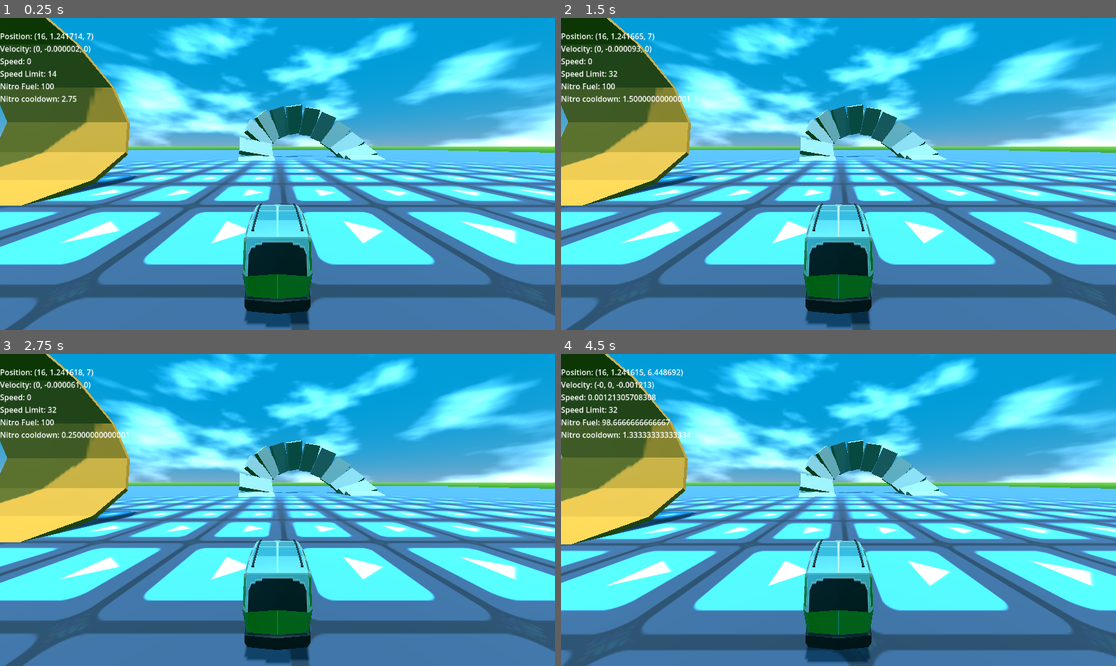
Above: before the commit, frames 1-4 (two rows, left to right).
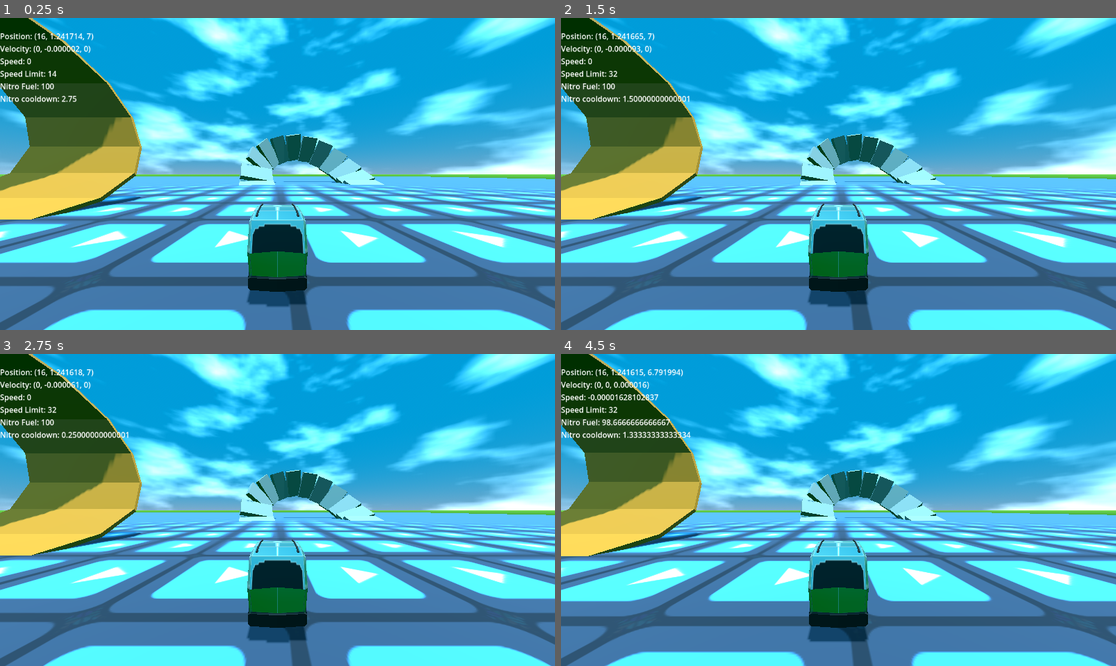
Above: after the commit, the same moments.

Repository: RecruitZer0/rally-work-ahead
Game: Godot game, scene res://main.tscn
Same seed, same stepped clock (60 frames per second), same inputs: the game is played once before the commit and once after it. The engine's default icon, where the game draws it, is replaced by a stand-in: a white triangle on a blue panel in a dark square.
Inputs:
- Up to frame 1 (0.25 s): no input
- Up to frame 2 (1.5 s): tap Enter at 0.5 s
- Up to frame 3 (2.75 s): no input
- Up to frame 4 (4.5 s): tap Space at 2.75 s

The runs differ from the first frame. In frame 1, 68% of the frame differs, in the area x 0-100%, y 0-100%; in frame 2, 67%; in frame 3, 67%; in frame 4, 71%.

Commit message:
Added a more smooth camera This will make the gameplay feel a lot more fluid and better to watch in general.

Diff:
--- /dev/null
+++ b/packed_scenes/player_car/camera_script.gd
@@ -0,0 +1,20 @@
+extends Node3D
+
+@export_category("Car Camera")
+@export var default_position := Vector3(0, 3, 7.5)
+
+@onready var root := get_parent() as RigidBody3D
+@onready var camera: Camera3D = $Camera
+var desired_position := Vector3.ZERO
+var desired_rotation := 0.0
+
+
+func _process(_delta: float) -> void:
+	desired_position = default_position
+	desired_position.z += root.linear_velocity.dot(root.mesh.basis.z) / 20
+	desired_position.x += root.linear_velocity.dot(root.mesh.basis.x) / 12
+	desired_rotation = -atan2(-desired_position.z, -desired_position.x) - PI/2
+
+	var tween := create_tween().set_parallel()
+	tween.tween_property(camera, "position", desired_position, 0.05)
+	tween.tween_property(camera, "rotation:y", desired_rotation, 0.05)
--- a/packed_scenes/player_car/player_car.gd
+++ b/packed_scenes/player_car/player_car.gd
@@ -14,7 +14,7 @@
 @onready var mesh: Node3D = $Mesh
 @onready var mesh_parts: Array[Node] = mesh.get_children()
 @onready var collision: CollisionShape3D = $Collision
-@onready var camera: Camera3D = $Camera
+@onready var camera: Node3D = $Camera
 @onready var ground_ray: RayCast3D = $GroundRay
 @onready var abs_ground_ray: RayCast3D = $AbsoluteGroundRay
 @onready var nitro: Node = $Nitro
@@ -35,9 +35,9 @@
 
 	for part in mesh_parts:
 		if part.name == "Body": continue
-		part.rotation.x = fmod(part.rotation.x + deg_to_rad(linear_velocity.dot(-mesh.basis.z)), 2*PI)
+		part.rotation.x = fmod(part.rotation.x + deg_to_rad(linear_velocity.dot(mesh.basis.z)), 2*PI)
 		if part.name.begins_with("F"):
-			part.rotation.y = ad_input * 1.75
+			part.rotation.y = ad_input * deg_to_rad(STEER_ANGLE) * 2
 
 func _process(delta: float) -> void:
 	_children_positions()
@@ -67,8 +67,8 @@
 	ground_ray.global_position = global_position
 	ground_ray.rotation = mesh.rotation
 	abs_ground_ray.global_position = global_position
-	camera.global_position = global_position + (mesh.basis.y * 4) + (mesh.basis.z * 6.25)
-	camera.rotation = Vector3(mesh.rotation.x - PI/18, mesh.rotation.y, 0)
+	camera.global_position = global_position
+	camera.rotation = mesh.rotation
 
 func _align_mesh_to_ground(delta: float) -> void:
 	var ground_normal: Vector3
--- a/packed_scenes/player_car/player_car.tscn
+++ b/packed_scenes/player_car/player_car.tscn
@@ -1,7 +1,8 @@
-[gd_scene load_steps=13 format=3 uid="uid://mehcoqiwn03a"]
+[gd_scene load_steps=14 format=3 uid="uid://mehcoqiwn03a"]
 
 [ext_resource type="Script" path="res://packed_scenes/player_car/player_car.gd" id="1_sbgvq"]
 [ext_resource type="PackedScene" uid="uid://ciotp56uvib5o" path="res://assets/models/player_car/player car.glb" id="2_w2y0y"]
+[ext_resource type="Script" path="res://packed_scenes/player_car/camera_script.gd" id="3_rwbwg"]
 [ext_resource type="Script" path="res://packed_scenes/player_car/nitro_script.gd" id="3_ywpr4"]
 
 [sub_resource type="PhysicsMaterial" id="PhysicsMaterial_3dfmj"]
@@ -60,7 +61,7 @@
 collision_mask = 30
 physics_material_override = SubResource("PhysicsMaterial_3dfmj")
 gravity_scale = 3.5
-angular_damp = 15.0
+angular_damp = 40.0
 script = ExtResource("1_sbgvq")
 
 [node name="Mesh" parent="." instance=ExtResource("2_w2y0y")]
@@ -91,11 +92,13 @@
 collision_mask = 18
 collide_with_areas = true
 
-[node name="Camera" type="Camera3D" parent="."]
-transform = Transform3D(1, 0, 0, 0, 0.984808, 0.173648, 0, -0.173648, 0.984808, 0, 4, 6.25)
+[node name="Camera" type="Node3D" parent="."]
 top_level = true
+script = ExtResource("3_rwbwg")
+
+[node name="Camera" type="Camera3D" parent="Camera"]
+current = true
 fov = 90.0
 
 [node name="Nitro" type="Node" parent="."]
 script = ExtResource("3_ywpr4")
-falloff_start = null
Not shown, removed: packed_scenes/player_car/pla7B96.tmp
